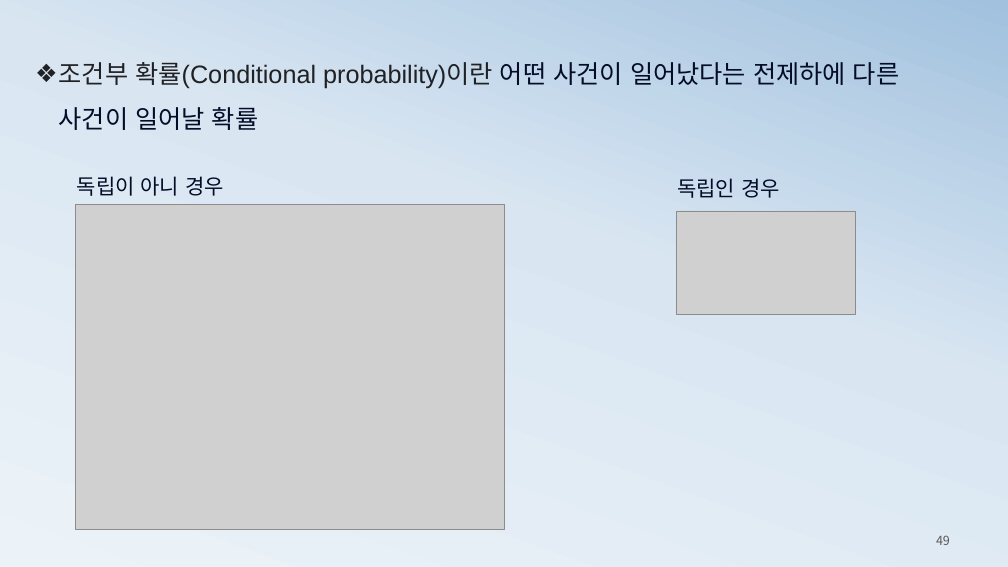
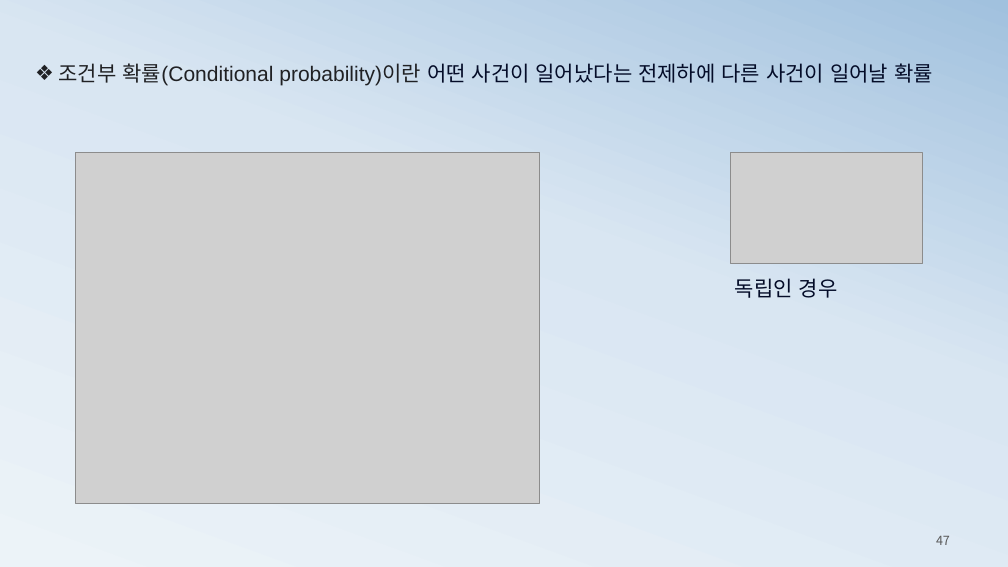
Before and after one commit to ancestor9/mathematics-for-machine-learning, a slide deck: slide 47 of 2_probability theory for machine learning.pptx (slide 49 before the commit). Drawn at 1008x567 pixels with LibreOffice and Linux fonts; fonts in the diff are those of the drawing; grey boxes stand for pictures. Boxes give left, top, right and bottom in pixels: in the first picture for what was removed or moved away, otherwise in the second. Text is boxed around its words. In the diff, an @@ line names an element or a change of style, - is before the commit and + after.

```diff
--- a/2_probability theory for machine learning.pptx
+++ b/2_probability theory for machine learning.pptx
@@ text "조건부 확률(Conditional probability)이란 어떤 사건이 ..." at (x1=59, y1=63, x2=933, y2=86): size 24 to 20 pt; line spacing 1.5 to 1 @@
@@ picture resized from (x1=76, y1=205, x2=504, y2=529) to (x1=76, y1=153, x2=540, y2=504) @@
@@ text removed at (x1=77, y1=176, x2=224, y2=196) @@
-독립이 아니 경우
@@ picture resized from (x1=677, y1=211, x2=855, y2=315) to (x1=730, y1=153, x2=923, y2=264) @@
@@ text "독립인 경우" moved from (x1=677, y1=178, x2=780, y2=198) to (x1=735, y1=278, x2=838, y2=298) @@
@@ page number at (x1=936, y1=536, x2=950, y2=545): text changed @@
-49
+47
```
Also in this commit, not shown: 3 other slides changed, 3 slides added, 12 slides removed, 1 other file.
